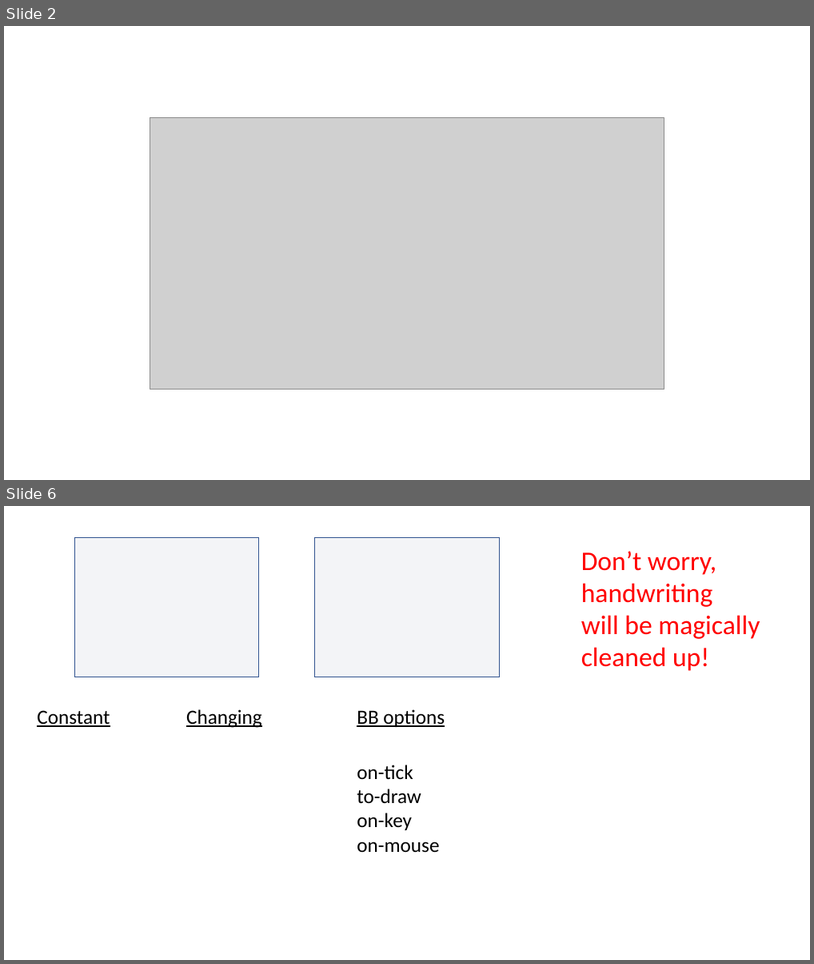
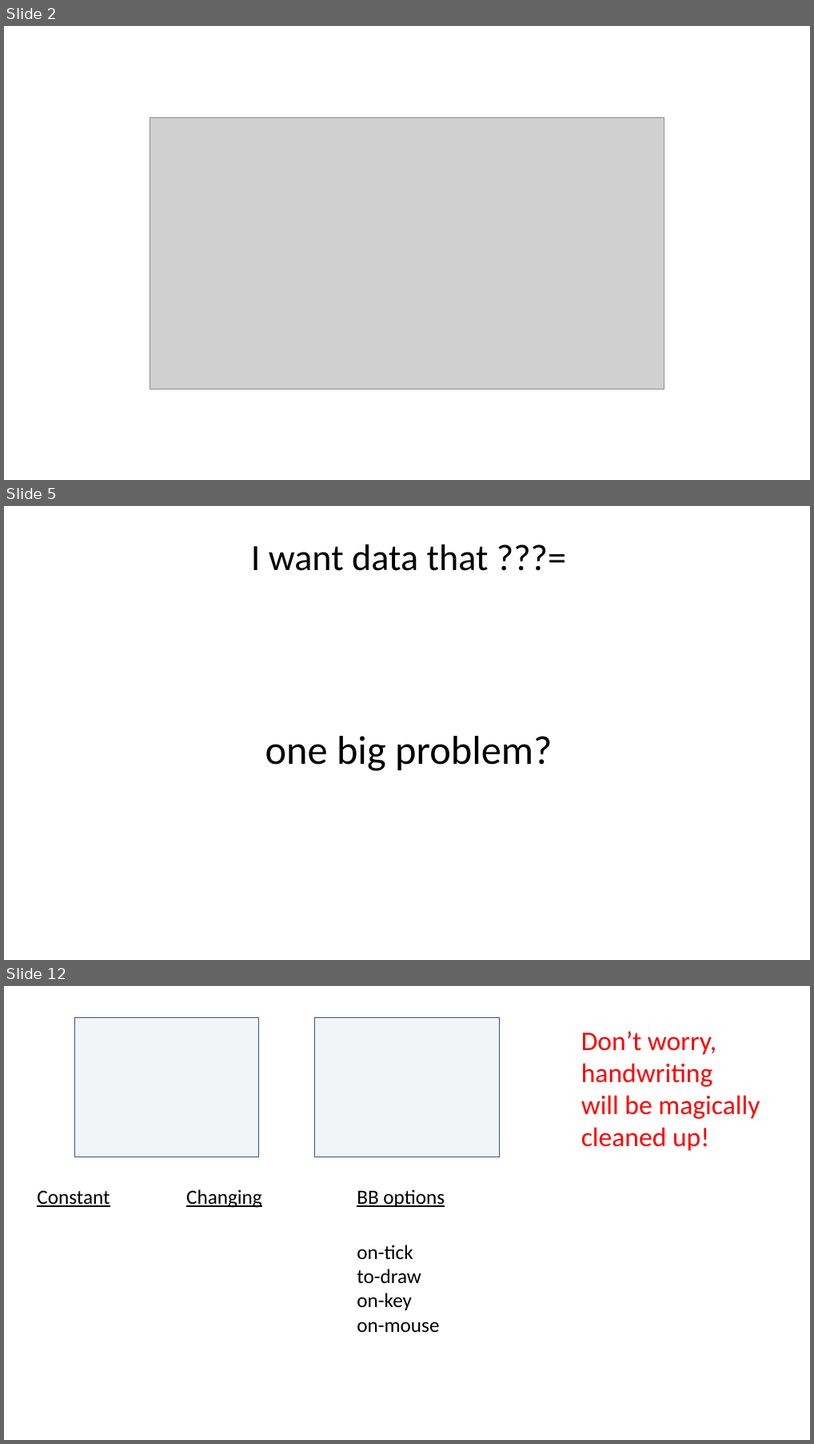
Before and after one commit to GregorKiczales/spd-materials, a slide deck: instructor/l04/l04-pad.pptx. Shown one above the other, each under a label of ours: slides 2 and 6 before the commit, slides 2, 5 and 12 after it; the slides between them are not shown. The pictures are 814x964 and 814x1444 pixels, drawn with LibreOffice and Linux fonts; fonts in the diff are those of the drawing; grey boxes stand for pictures. Boxes give left, top, right and bottom in pixels: in the first picture for what was removed or moved away, otherwise in the second. Text is boxed around its words. In the diff, an @@ line names an element or a change of style, - is before the commit and + after.

```diff
--- a/instructor/l04/l04-pad.pptx
+++ b/instructor/l04/l04-pad.pptx
@@ slide 5 added at bbox=[4, 506, 810, 960], background #FFFFFF @@
@@ text added at bbox=[251, 544, 489, 571], 44 pt, text #000000 @@
+I want data that ???=
@@ text added at bbox=[266, 736, 552, 771], 48 pt, text #000000 @@
+one big problem?
@@ what was slide 6 is now slide 12 @@
```
Also in this commit, not shown: 4 slides changed, 6 other slides added, 1 other file.
